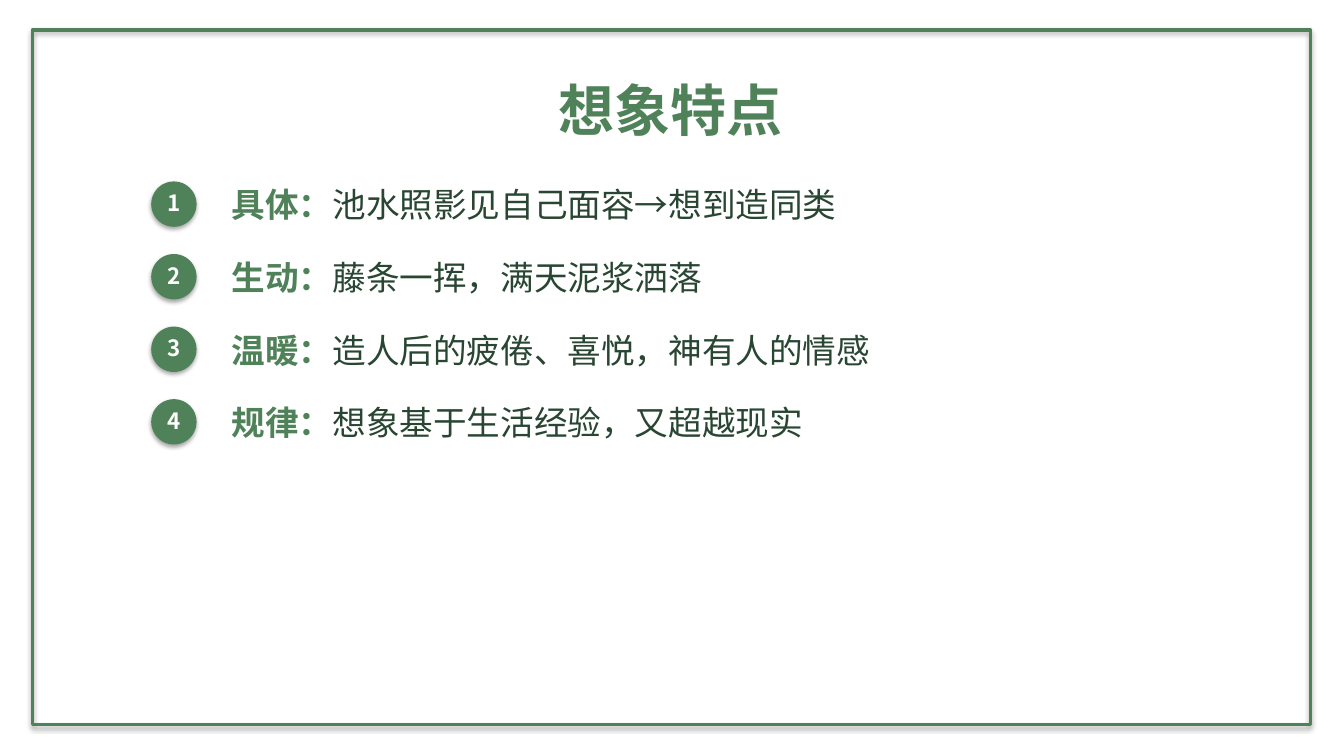
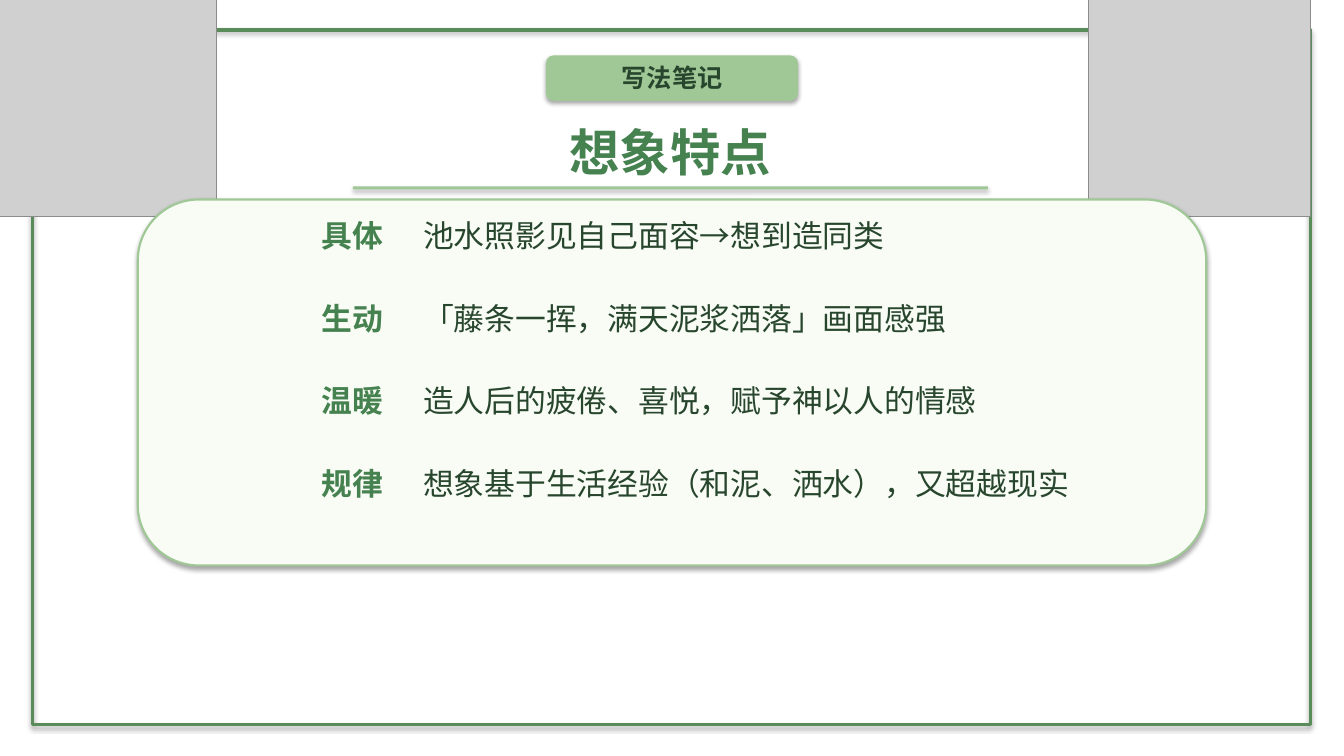
Before and after one commit to decemberlin54-del/declin, a slide deck: slide 4 of unit6-lesson23-nuwa.pptx. Drawn at 1344x756 pixels with LibreOffice and Linux fonts; fonts in the diff are those of the drawing; grey boxes stand for pictures; background and template pictures are left out. Boxes give left, top, right and bottom in pixels: in the first picture for what was removed or moved away, otherwise in the second. Text is boxed around its words. In the diff, an @@ line names an element or a change of style, - is before the commit and + after.

```diff
--- a/unit6-lesson23-nuwa.pptx
+++ b/unit6-lesson23-nuwa.pptx
@@ picture added at [0,0,217,217] @@
@@ picture added at [1089,0,1311,217] @@
@@ rectangle at [32,30,1311,725]: outline #50825A 2.5 pt to #5A8C5A 2.5 pt @@
@@ rounded rectangle added at [546,55,799,101], fill #A0C896 @@
@@ text added at [622,65,723,89], 18 pt, text #28462D, bold @@
+写法笔记
@@ text "想象特点": place and size @@
-text "想象特点" at [558,83,782,136]
+text "想象特点" at [569,128,771,176]
@@ text "想象特点" at [569,128,771,176]: size 40 to 36 pt, text colour #50825A to #468250; more space between paragraphs @@
@@ rounded rectangle added at [138,200,1207,566], fill #F8FCF5, outline #A0C896 1.5 pt @@
@@ ellipse removed at [151,181,197,227] @@
@@ text removed at [167,194,180,211] @@
-1
@@ rectangle added at [353,187,988,190], fill #A0C896 @@
@@ text added at [322,221,384,250], 22 pt, text #468250, bold @@
+具体
@@ text at [423,221,884,250]: text changed; size 24 to 22 pt; text colour #284632 to #28462D @@
-具体：池水照影见自己面容→想到造同类
+池水照影见自己面容→想到造同类
@@ ellipse removed at [151,254,197,299] @@
@@ text removed at [167,267,180,284] @@
-2
@@ ellipse removed at [151,327,197,372] @@
@@ text added at [322,304,384,333], 22 pt, text #468250, bold @@
+生动
@@ text at [423,304,946,333]: text changed; size 24 to 22 pt; text colour #284632 to #28462D @@
-生动：藤条一挥，满天泥浆洒落
+「藤条一挥，满天泥浆洒落」画面感强
@@ text removed at [167,339,180,357] @@
-3
@@ text added at [322,386,384,415], 22 pt, text #468250, bold @@
+温暖
@@ text at [423,386,976,415]: text changed; size 24 to 22 pt; text colour #284632 to #28462D @@
-温暖：造人后的疲倦、喜悦，神有人的情感
+造人后的疲倦、喜悦，赋予神以人的情感
@@ ellipse removed at [151,399,197,445] @@
@@ text removed at [167,412,180,429] @@
-4
@@ text added at [322,469,384,498], 22 pt, text #468250, bold @@
+规律
@@ text at [423,469,1069,498]: text changed; size 24 to 22 pt; text colour #284632 to #28462D @@
-规律：想象基于生活经验，又超越现实
+想象基于生活经验（和泥、洒水），又超越现实
```
Also in this commit, not shown: 4 other slides changed, 3 slides added, 1 slide removed, 10 other files.
